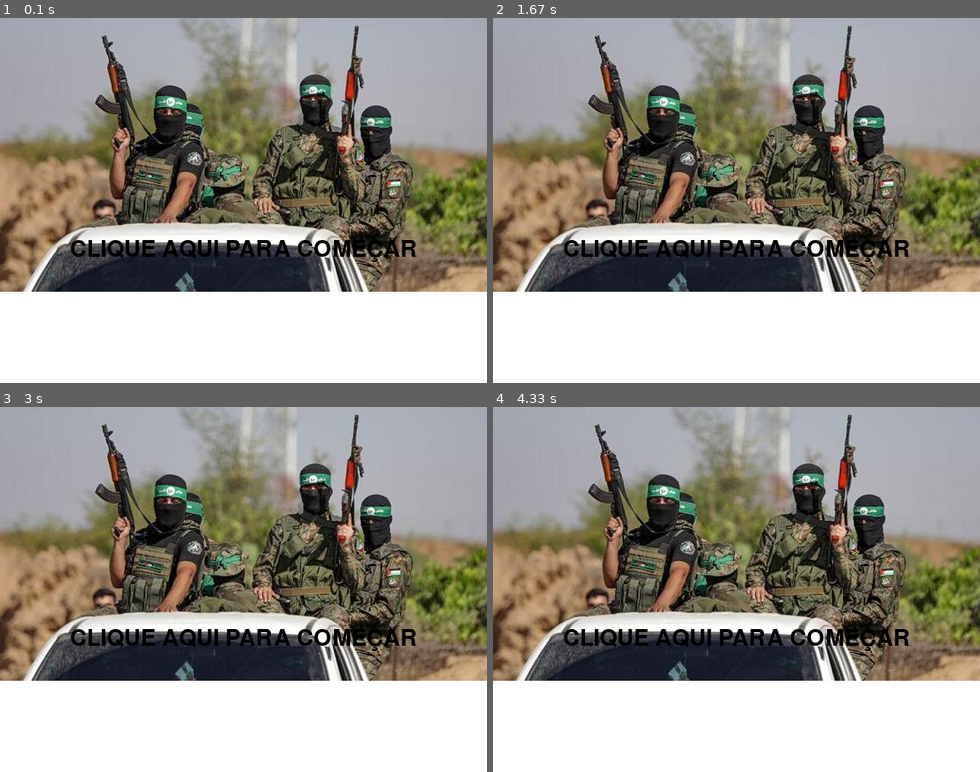
Above: before the commit, frames 1-4 (two rows, left to right).
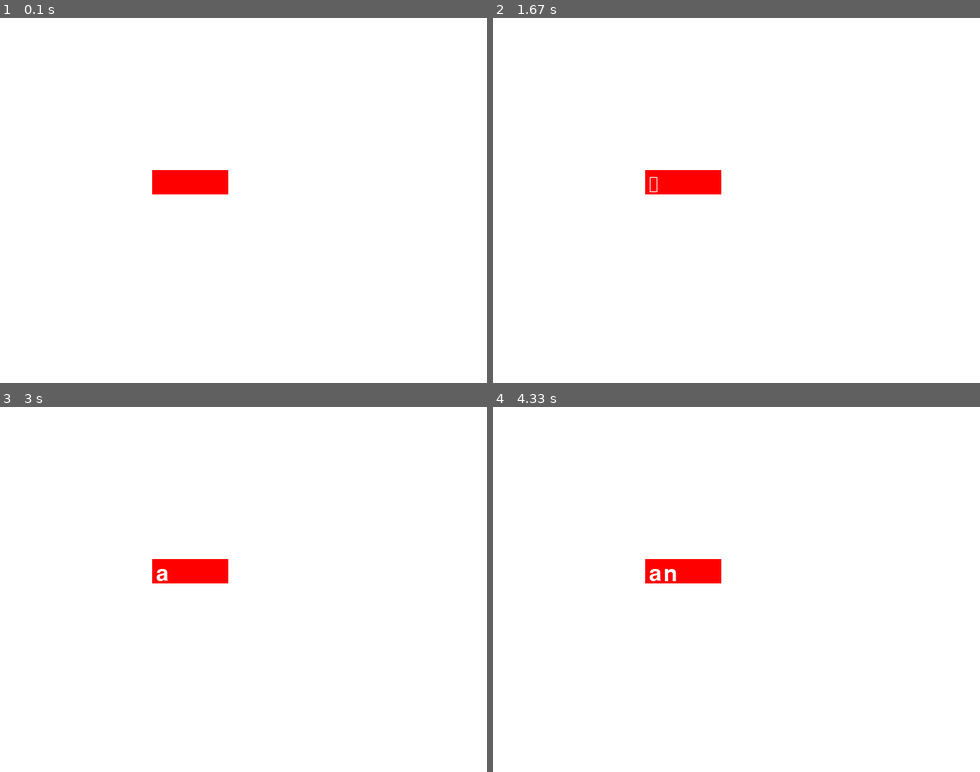
Above: after the commit, the same moments.

Repository: insper-classroom/projeto-pygame-jogo-thais-e-gustavo-valente
Game: pygame game, started from assets/src/jogo.py
The game is run twice, just before and just after one commit, with the same random seed, the same clock (stepped at 60 frames per second) and the same inputs.
Inputs (mouse positions are in pixels of both pictures, inside the frame that each line leads up to):
- Up to frame 1 (0.1 s): no input
- Up to frame 2 (1.67 s): click (682, 182) at 0.38 s; tap Enter at 0.67 s; click (585, 145) at 1.05 s
- Up to frame 3 (3 s): hold Backspace 2.43-2.9 s; type "a" at 2.98 s
- Up to frame 4 (4.33 s): type "nn" at 3.08 s; tap Enter at 3.32 s; hold Backspace 3.53-4 s; hold Backspace from 4.08 s (still down)

The runs differ from the first frame. In frame 1, 73% of the frame differs, in the area x 0-100%, y 0-75%; in frame 2, 73%; in frame 3, 73%; in frame 4, 73%.

Commit message:
usuario digita na tela

Diff:
--- a/assets/src/jogo.py
+++ b/assets/src/jogo.py
@@ -18,6 +18,12 @@
     formatentenovamente = pygame.image.load('assets/img/botaoforma.png')
     # musicaestadoislamico = pygame.mixer.music.load('musicaestadoislamico.mp3')
 
+    tempo = pygame.time.Clock()
+    user_text = ''
+    input_rect2 = pygame.Rect(200, 200, 140, 32)
+    color_active = (0,0,0)
+    color_passive = (255,0,0)
+
     assets = {
        'dinheirosom': pygame.mixer.Sound('assets/snd/moneysound.mp3'),
        'explosaosom': pygame.mixer.Sound('assets/snd/explosao.mp3'),
@@ -64,6 +70,7 @@
     botaotentenovamente = pygame.image.load('assets/img/botaoforma.png')
     tentenovamente = fonte_menor.render('Recomeçar', True, (0, 0, 0))
 
+    active = False
     while True:
         # pygame.mixer.music.play()
         deltat = time.time() - last_updated
@@ -78,6 +85,18 @@
             if event.type == pygame.MOUSEBUTTONDOWN and event.button == 1:
                 clicou = True
 
+                if input_rect2.collidepoint(event.pos):
+                    active = True
+                else:
+                    active = False
+
+            if event.type == pygame.KEYDOWN:
+                if event.key == pygame.K_BACKSPACE:
+                    user_text = user_text[:-1]
+
+                else:
+                    user_text += event.unicode
+
             if event.type == pygame.QUIT:
                 pygame.quit()
 
@@ -85,9 +104,22 @@
             clicou = False
             break
         window.fill((255, 255, 255))
-        window.blit(planodefundotit, (0, 0))
-        comece = fonte_pequena.render('CLIQUE AQUI PARA COMEÇAR', True, (0, 0, 0))
-        window.blit(comece, (window.get_width()/2 - comece.get_width()/2, 290))
+        if active:
+            color = color_active
+        else:
+            color = color_passive
+
+        pygame.draw.rect(window, color, input_rect2)
+        texto = fonte_pequena.render(user_text, True, (255,255,255))
+        window.blit(texto, (200 + 5, 200 + 5))
+        input_rect2.w = max(100, texto.get_width() + 10)
+
+        pygame.display.flip()
+
+        tempo.tick(60)
+        # window.blit(planodefundotit, (0, 0))
+        # comece = fonte_pequena.render('CLIQUE AQUI PARA COMEÇAR', True, (0, 0, 0))
+        # window.blit(comece, (window.get_width()/2 - comece.get_width()/2, 290))
 
         pygame.display.update()
 
@@ -171,7 +203,9 @@
 
 
             window.fill((0,0,0))
-            textotentenovamente = fonte_menor.render('Recomeçar', True, (255, 255, 255))
+            textotentenovamente = fonte_menor.render('Recomeçar', True, (0, 0, 0))
+            input_rect = pygame.Rect(window.get_width()/2 - textotentenovamente.get_width()/2, window.get_height()/2 - 5, textotentenovamente.get_width() + 8, textotentenovamente.get_height()+ 10)
+            pygame.draw.rect(window, (255,255,255), input_rect)
             window.blit(textotentenovamente, (270, 240))
 
             pygame.display.update()
